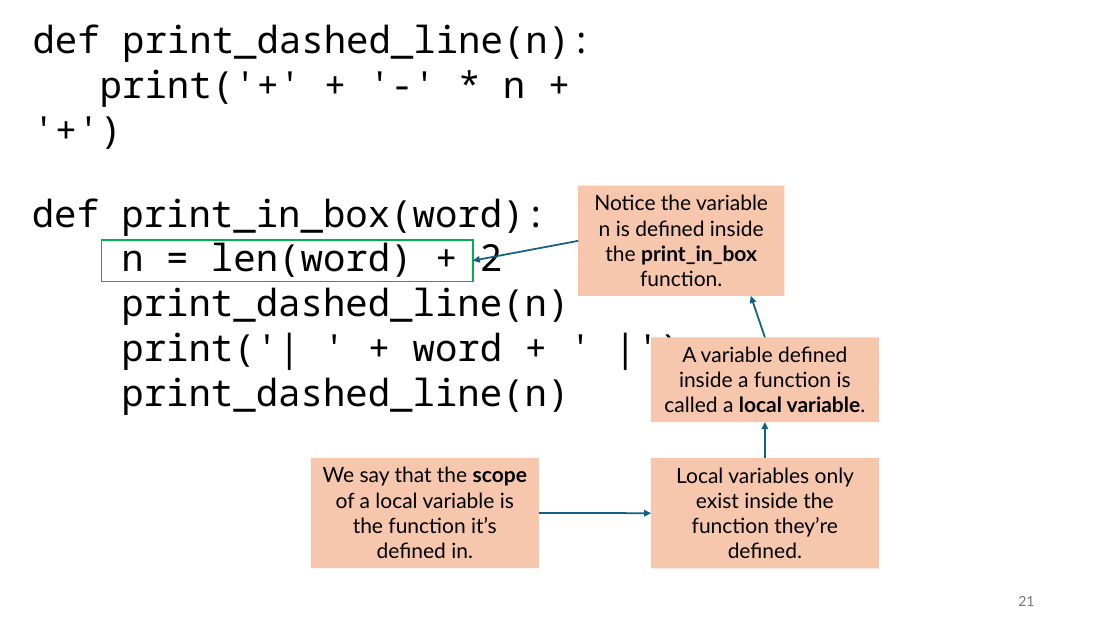
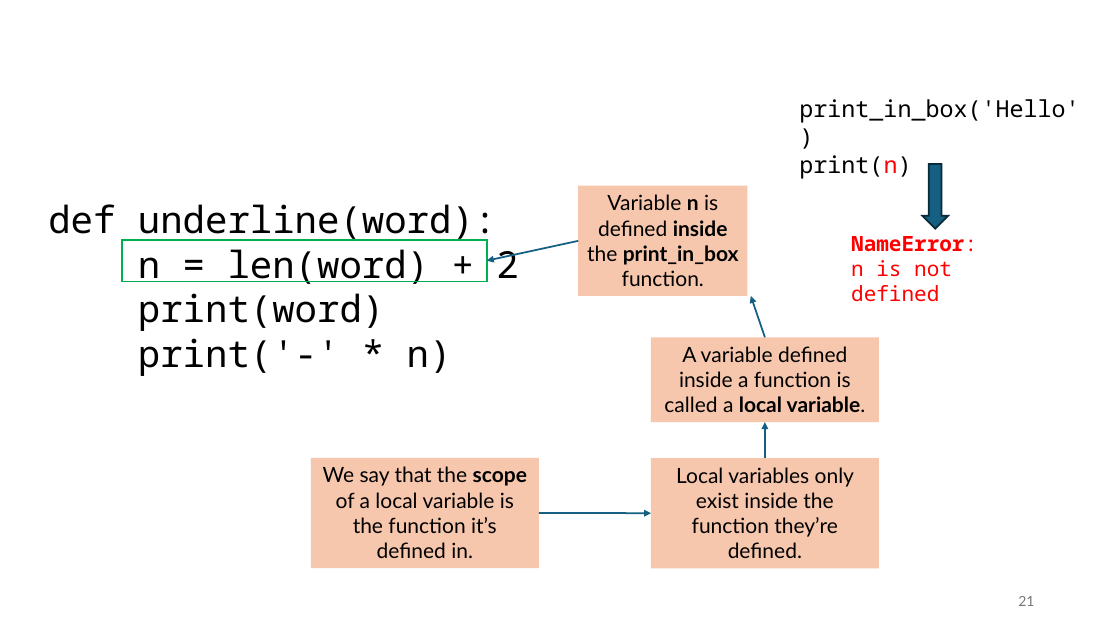
Before and after one commit to tjd1234/cmpt120spring2026, a slide deck: slide 21 of lecture_notes/chapter3/chapter3.pptx. Drawn at 1120x630 pixels with LibreOffice and Linux fonts; fonts in the diff are those of the drawing. Boxes give left, top, right and bottom in pixels: in the first picture for what was removed or moved away, otherwise in the second. Text is boxed around its words. In the diff, an @@ line names an element or a change of style, - is before the commit and + after.

```diff
--- a/lecture_notes/chapter3/chapter3.pptx
+++ b/lecture_notes/chapter3/chapter3.pptx
@@ text removed at box(33, 24, 592, 107) @@
-def print_dashed_line(n):
-print('+' + '-' * n + '+')
@@ text added at box(799, 99, 1079, 179), 20 pt, text #000000 @@
+print_in_box('Hello')
+print(n)
@@ down arrow added at box(923, 164, 949, 229), fill #156082, outline #092A39 1.5 pt @@
@@ text "def underline(word):": place and size @@
-text "def underline(word):" at box(32, 198, 569, 415)
+text "def underline(word):" at box(48, 204, 518, 376)
@@ text at box(48, 204, 496, 243): text changed @@
-def print_in_box(word):
+def underline(word):
@@ rectangle "Variable n is defined inside ...": place and size @@
-rectangle "Variable n is defined inside ..." at box(578, 186, 784, 296)
+rectangle "Variable n is defined inside ..." at box(578, 186, 747, 296)
@@ text in rectangle at box(587, 194, 739, 286): text changed @@
-Notice the variable n is defined inside the print_in_box function.
+Variable n is defined inside the print_in_box function.
@@ text added at box(851, 236, 977, 302), 18 pt, text #FF0000 @@
+NameError:
+n is not defined
@@ rectangle: place and size @@
-rectangle at box(102, 240, 473, 282)
+rectangle at box(122, 240, 486, 282)
@@ arrow moved from (578, 241) - (473, 260) to (578, 241) - (487, 260) @@
@@ text at box(138, 293, 452, 376): text changed @@
-print_dashed_line(n)
-print('| ' + word + ' |')
-print_dashed_line(n)
+print(word)
+print('-' * n)
```
Also in this commit, not shown: 4 other slides changed, 5 slides added, 11 slides removed, 1 other file.
